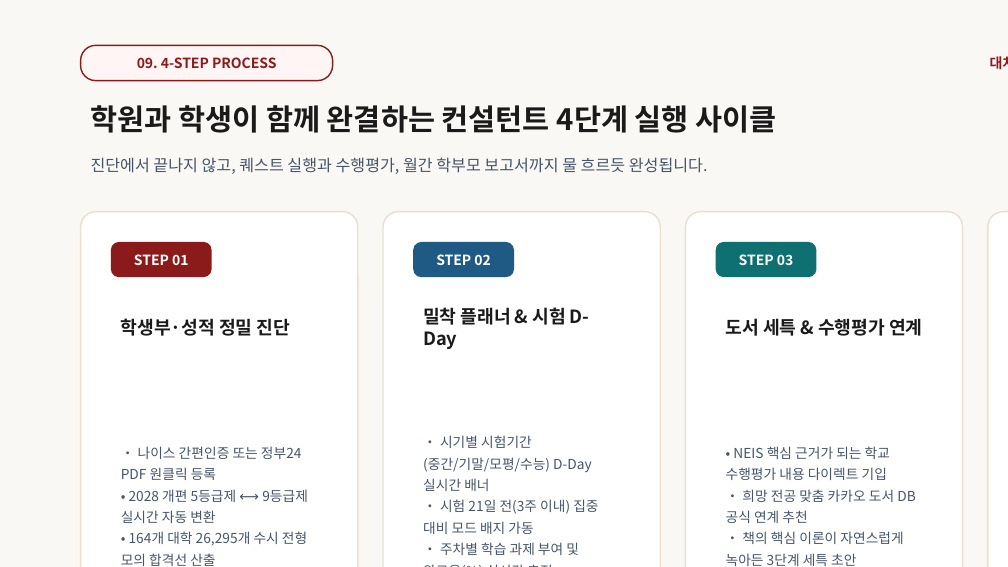
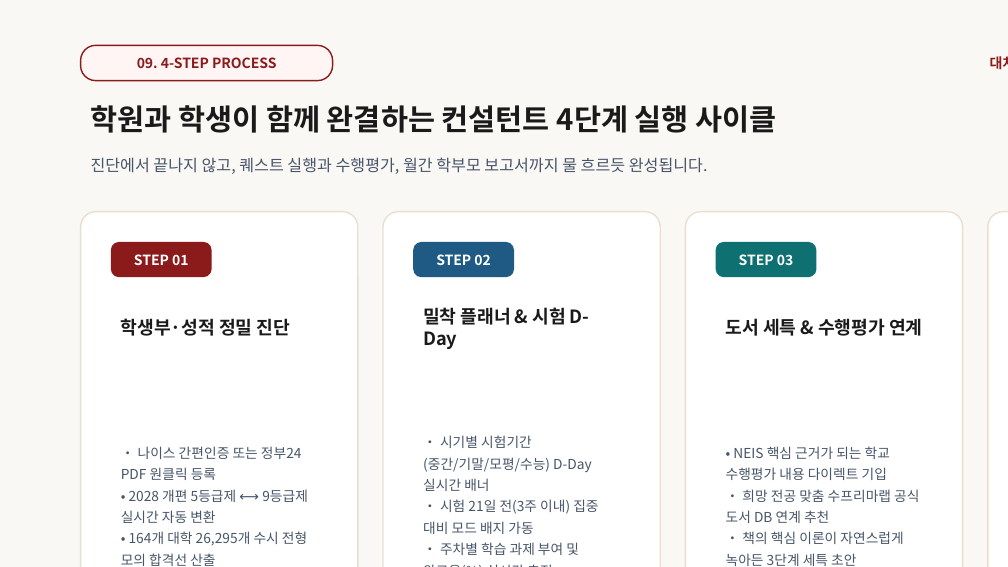
Before and after one commit to ipsicreator/consultant-app, a slide deck: slide 10 of public/guides/대치수프리마_나의입시멘토_컨설턴트앱_B2B_제안서.pptx. Drawn at 1008x567 pixels with LibreOffice and Linux fonts; fonts in the diff are those of the drawing. Boxes give left, top, right and bottom in pixels: in the first picture for what was removed or moved away, otherwise in the second. Text is boxed around its words. In the diff, an @@ line names an element or a change of style, - is before the commit and + after.

Commit message:
refactor: 도서 DB 브랜드 표기 일원화 (카카오 ➔ 수프리마랩 도서 DB)

```diff
--- a/public/guides/대치수프리마_나의입시멘토_컨설턴트앱_B2B_제안서.pptx
+++ b/public/guides/대치수프리마_나의입시멘토_컨설턴트앱_B2B_제안서.pptx
@@ text at (726,489,919,523): text changed @@
-• 희망 전공 맞춤 카카오 도서 DB 공식 연계 추천
+• 희망 전공 맞춤 수프리마랩 공식 도서 DB 연계 추천
```
Also in this commit, not shown: 7 other slides changed, 15 other files.
